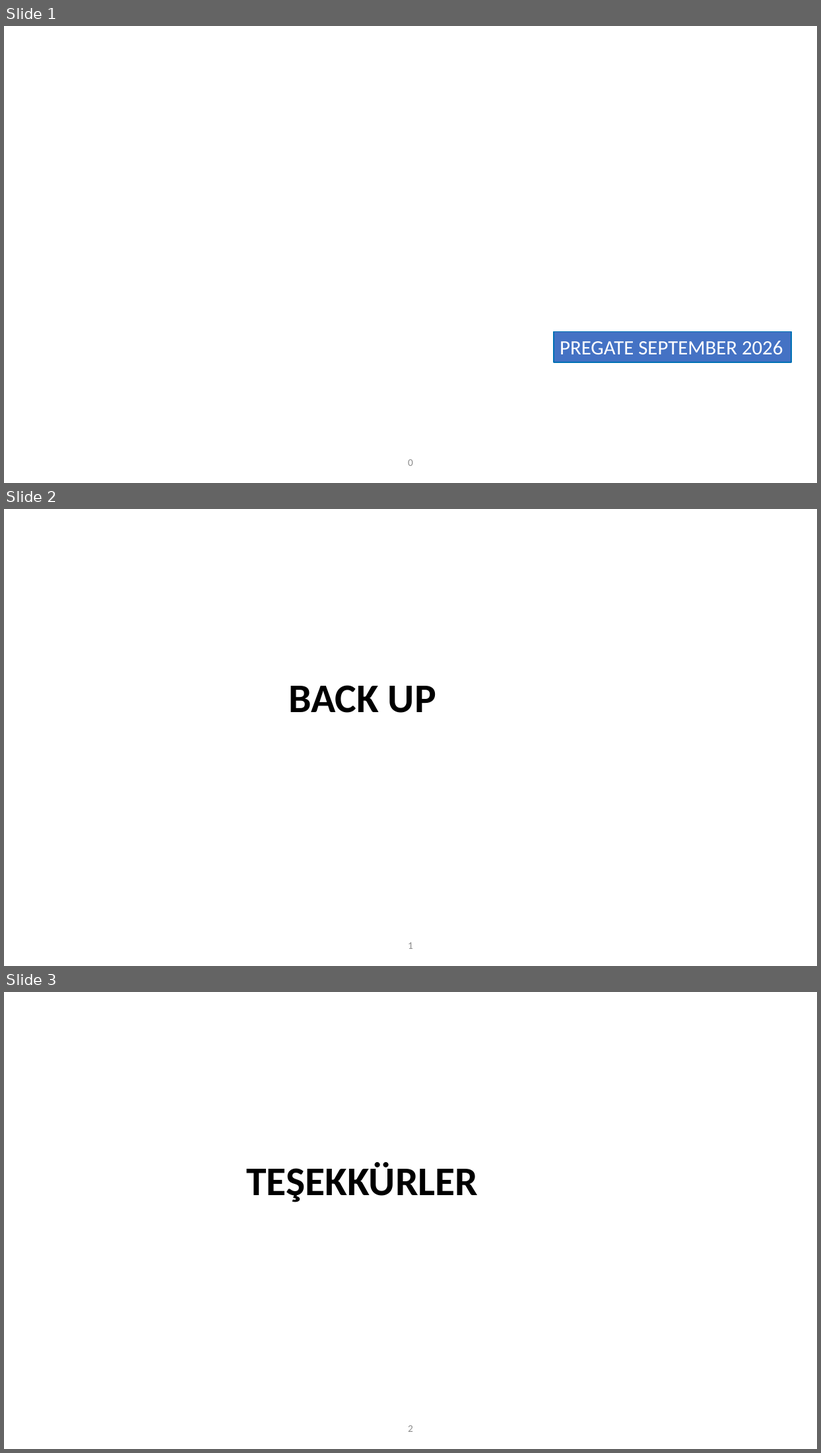
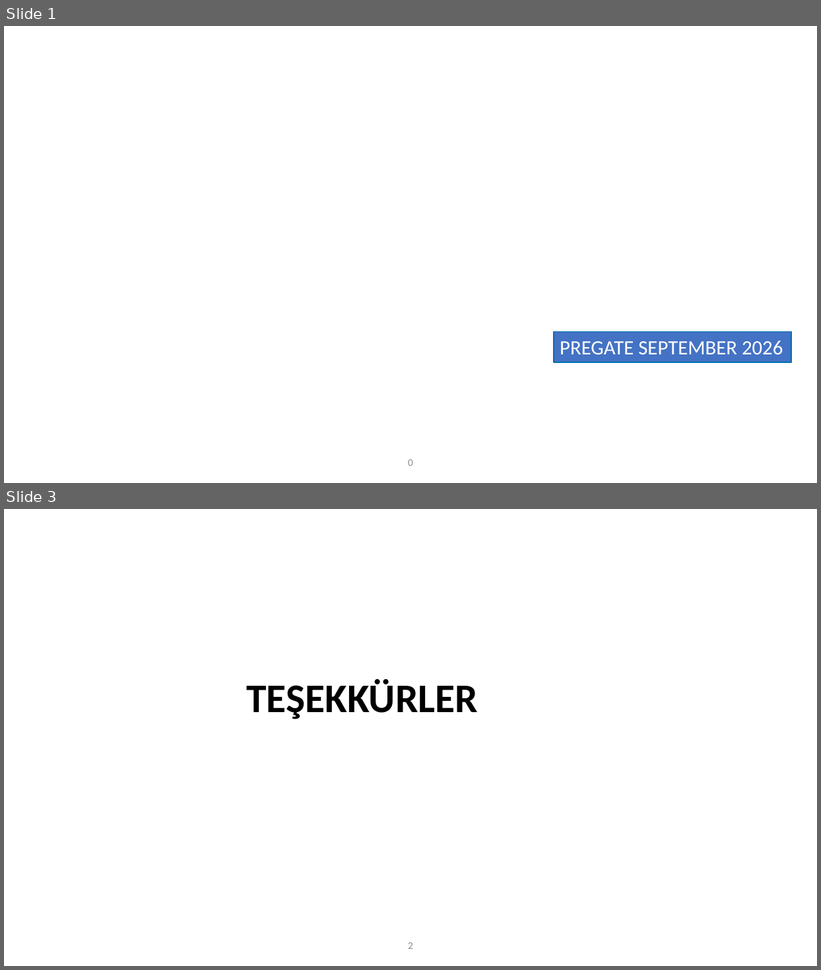
Before and after one commit to shtseymen-eng/pregate-seymen-proje, a slide deck: monthly-presentation/templates/pregate-classic-template.pptx. Shown one above the other, each under a label of ours: slides 1, 2 and 3 before the commit, slides 1 and 3 after it; the slides between them are not shown. The pictures are 821x1453 and 821x970 pixels, drawn with LibreOffice and Linux fonts; fonts in the diff are those of the drawing; background and template pictures are left out. Boxes give left, top, right and bottom in pixels: in the first picture for what was removed or moved away, otherwise in the second. Text is boxed around its words. In the diff, an @@ line names an element or a change of style, - is before the commit and + after.

```diff
--- a/monthly-presentation/templates/pregate-classic-template.pptx
+++ b/monthly-presentation/templates/pregate-classic-template.pptx
@@ slide 2 removed at bbox=[4, 509, 817, 966], background picture (left out) @@
@@ text removed at bbox=[288, 685, 436, 713] @@
-BACK UP
@@ page number removed at bbox=[408, 943, 413, 949] @@
-1
```
Also in this commit, not shown: 1 slide added, 7 other files.
